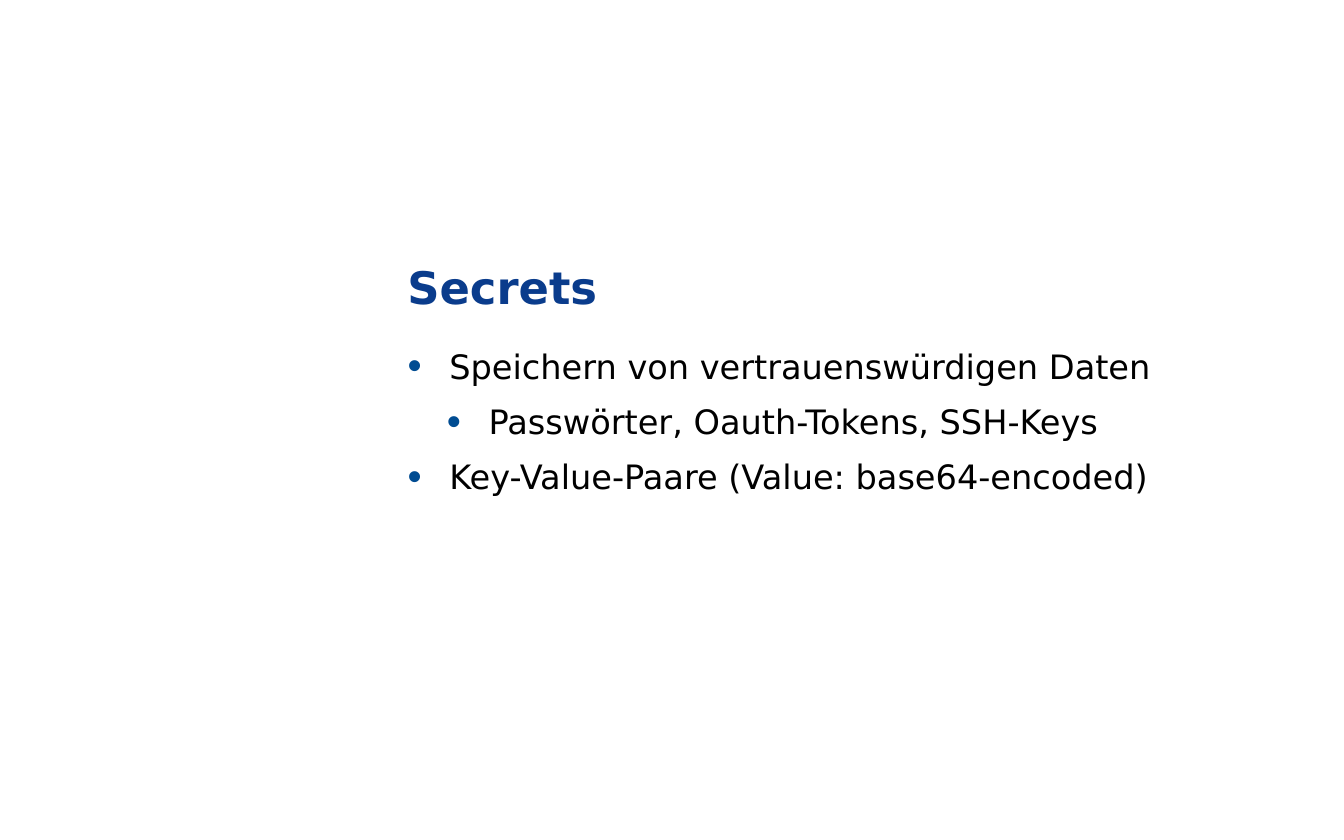
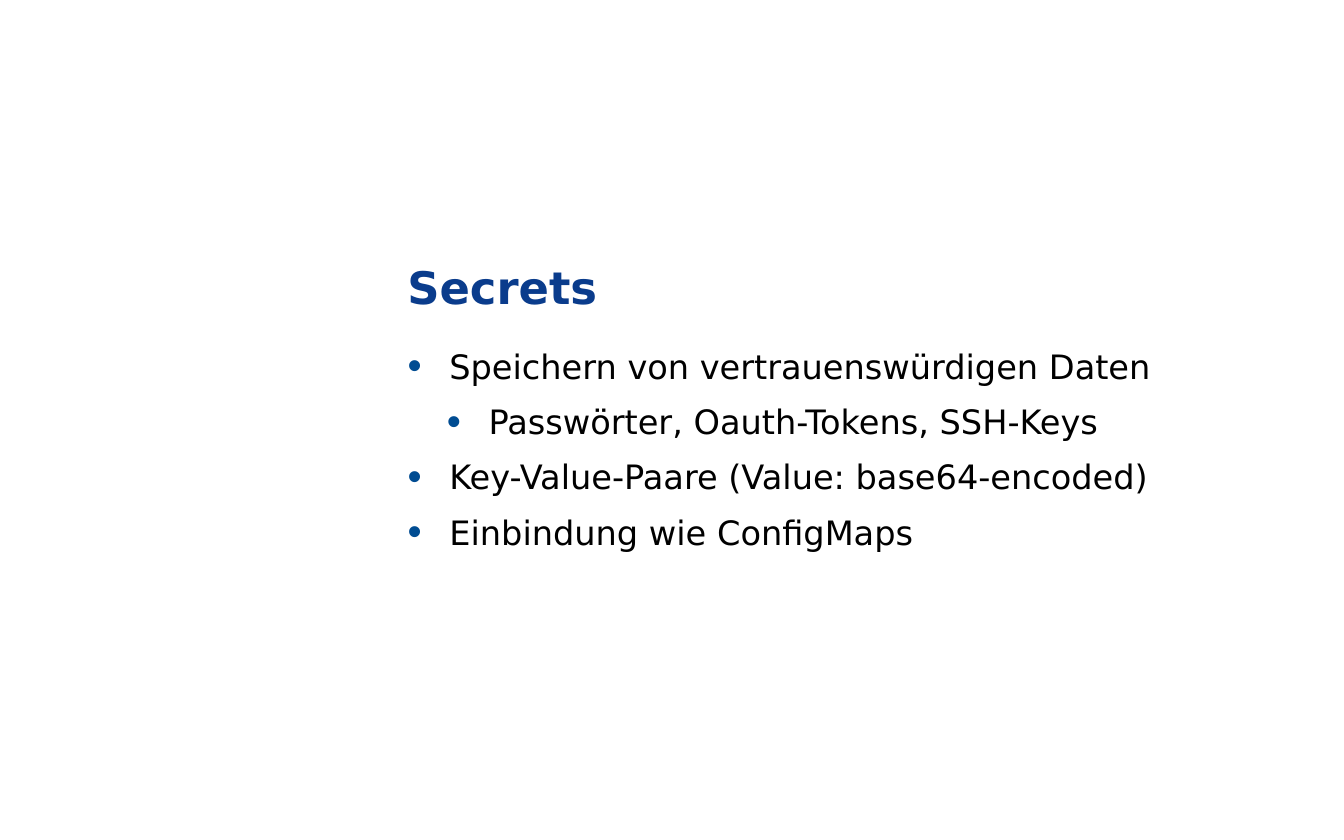
Before and after one commit to grothesk/deepshore-labs, a slide deck: slide 4 of 04-configmaps-und-secrets/deeptalk-04-fb.pptx. Drawn at 1344x840 pixels with LibreOffice and Linux fonts; fonts in the diff are those of the drawing; background and template pictures are left out. Boxes give left, top, right and bottom in pixels: in the first picture for what was removed or moved away, otherwise in the second. Text is boxed around its words. In the diff, an @@ line names an element or a change of style, - is before the commit and + after.

```diff
--- a/04-configmaps-und-secrets/deeptalk-04-fb.pptx
+++ b/04-configmaps-und-secrets/deeptalk-04-fb.pptx
@@ text at [449, 519, 913, 552]: paragraph added @@
+• Einbindung wie ConfigMaps
```
Also in this commit, not shown: 1 other slide changed, 2 slides added, 1 slide removed, 1 other file.
